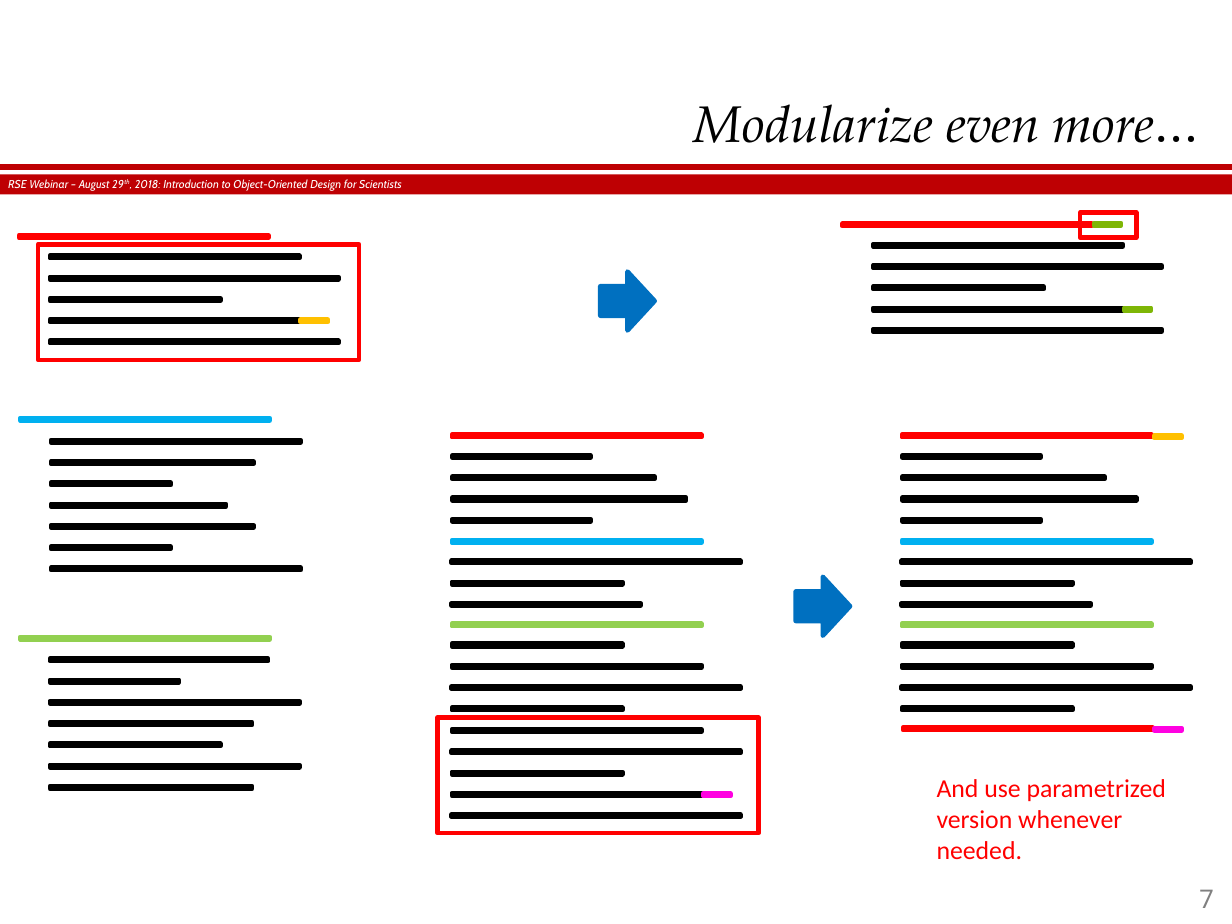
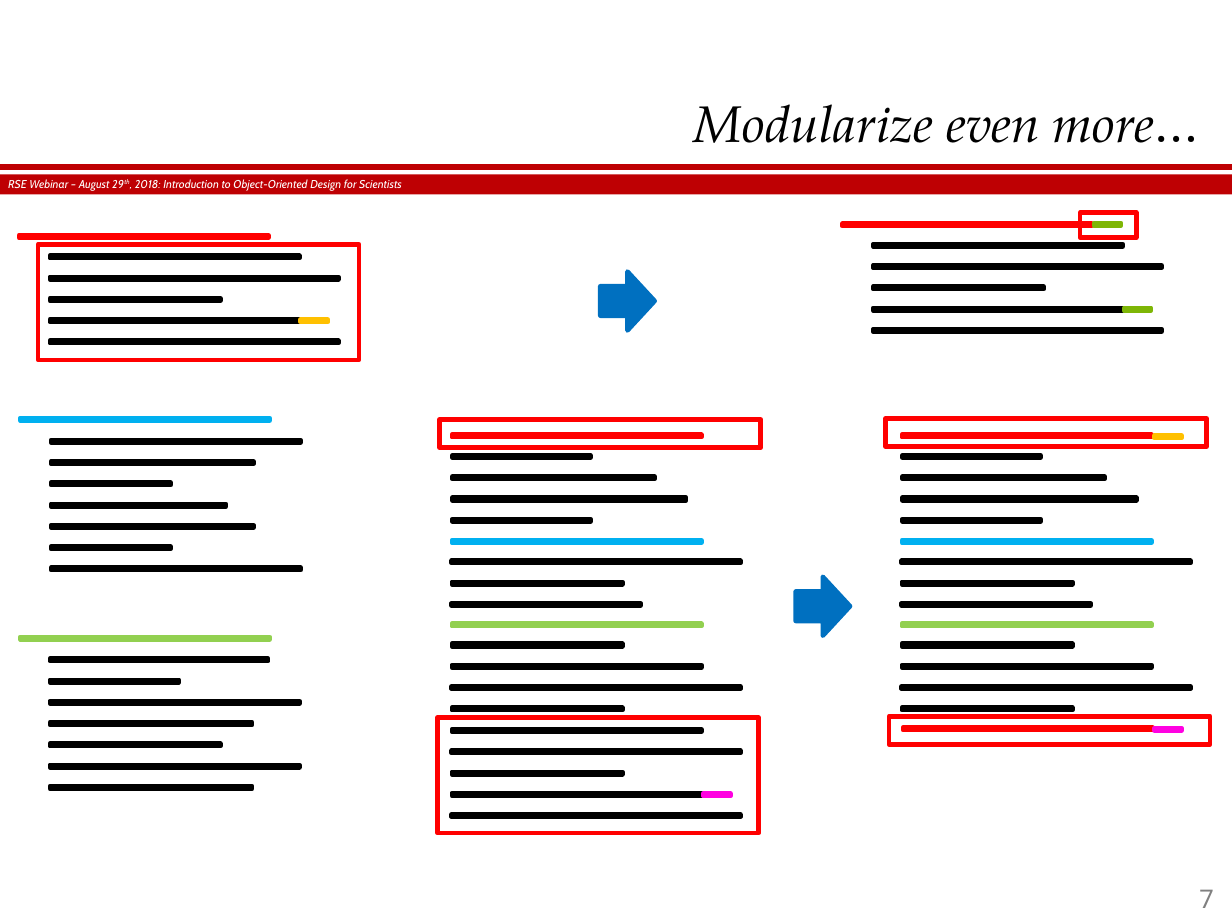
Before and after one commit to hergin/ObjectOrientedMethodology, a slide deck: slide 7 of RSE Webinar - 08.29.2018.pptx. Drawn at 1232x924 pixels with LibreOffice and Linux fonts; fonts in the diff are those of the drawing; background and template pictures are left out. Boxes give left, top, right and bottom in pixels: in the first picture for what was removed or moved away, otherwise in the second. Text is boxed around its words. In the diff, an @@ line names an element or a change of style, - is before the commit and + after.

```diff
--- a/RSE Webinar - 08.29.2018.pptx
+++ b/RSE Webinar - 08.29.2018.pptx
@@ rectangle added at [440,419,761,447], outline #FF0000 2 pt @@
@@ rectangle added at [885,419,1206,447], outline #FF0000 2 pt @@
@@ rectangle added at [889,716,1209,744], outline #FF0000 2 pt @@
@@ text removed at [937,779,1166,859] @@
-And use parametrized version whenever needed.
```
Also in this commit, not shown: 7 other slides changed, 30 slides added, 4 other files.
